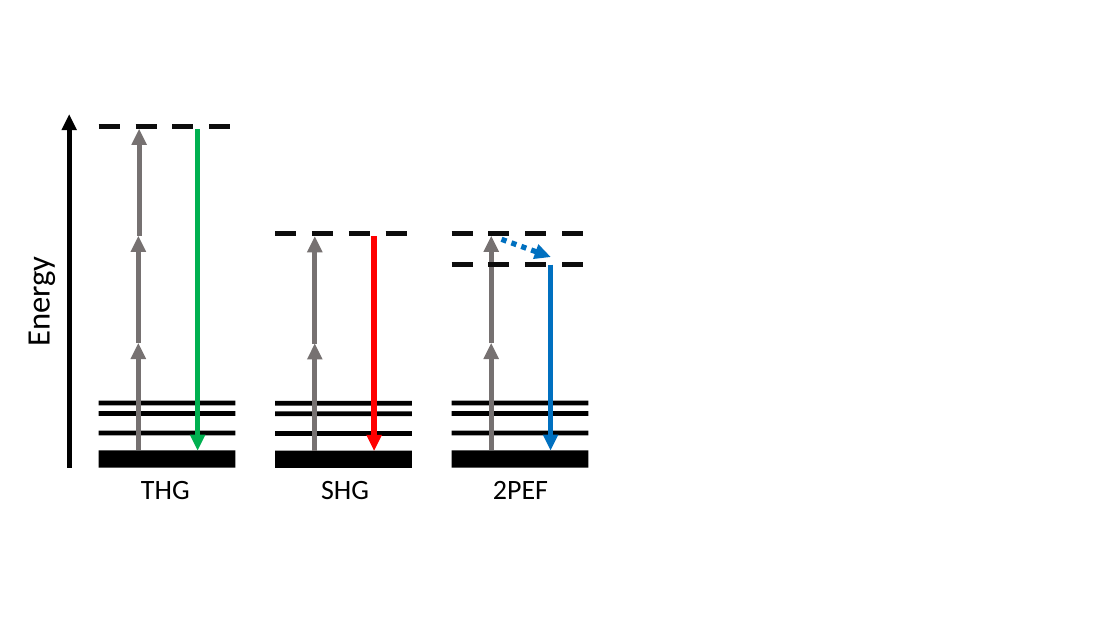
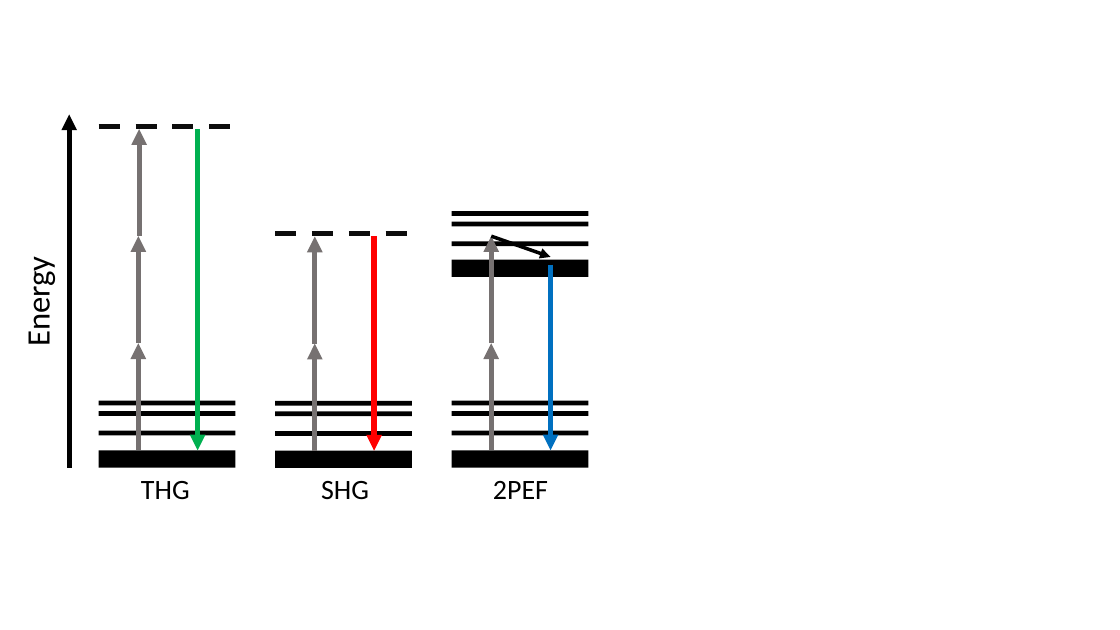
Before and after one commit to siemdejong/mscthesis, a slide deck: slide 1 of ANN/images/hhg-jablonski.pptx. Drawn at 1120x630 pixels with LibreOffice and Linux fonts; fonts in the diff are those of the drawing. Boxes give left, top, right and bottom in pixels: in the first picture for what was removed or moved away, otherwise in the second. Text is boxed around its words. In the diff, an @@ line names an element or a change of style, - is before the commit and + after.

```diff
--- a/ANN/images/hhg-jablonski.pptx
+++ b/ANN/images/hhg-jablonski.pptx
@@ line removed from (452, 234) to (589, 234) @@
@@ group added at <box>452,211,589,277</box>: 4 rectangles @@
@@ arrow moved from (502, 239) - (550, 257) to (492, 236) - (550, 257) @@
@@ arrow (492, 236) - (550, 257): stroke #0070C0 4.5 pt dashed to #000000 3 pt @@
@@ line removed from (452, 265) to (589, 265) @@
```
Also in this commit, not shown: 23 other files.
